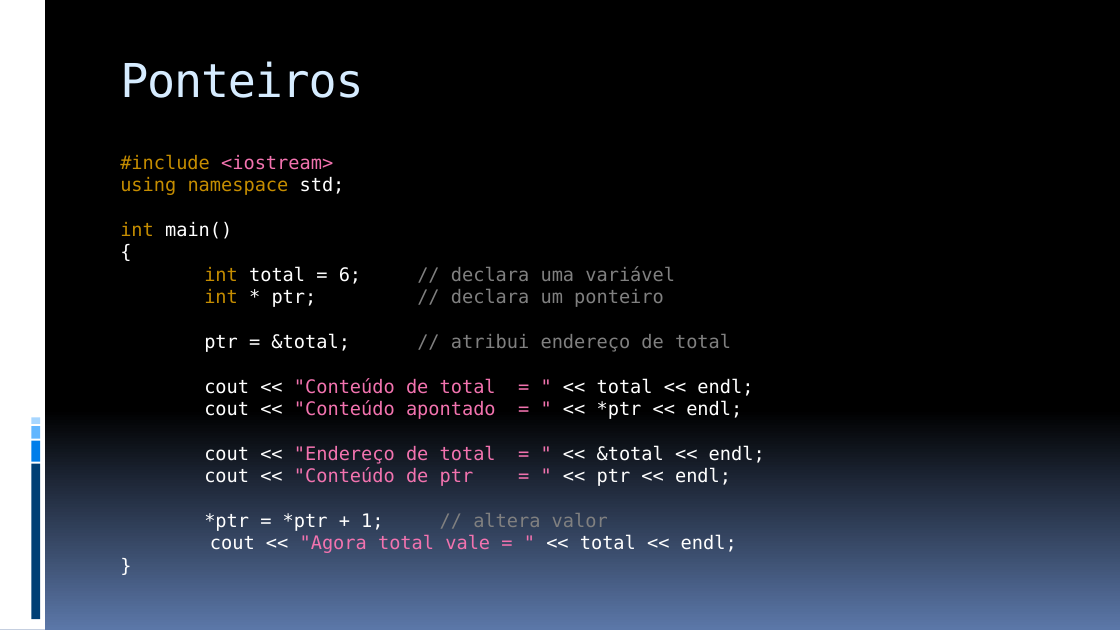
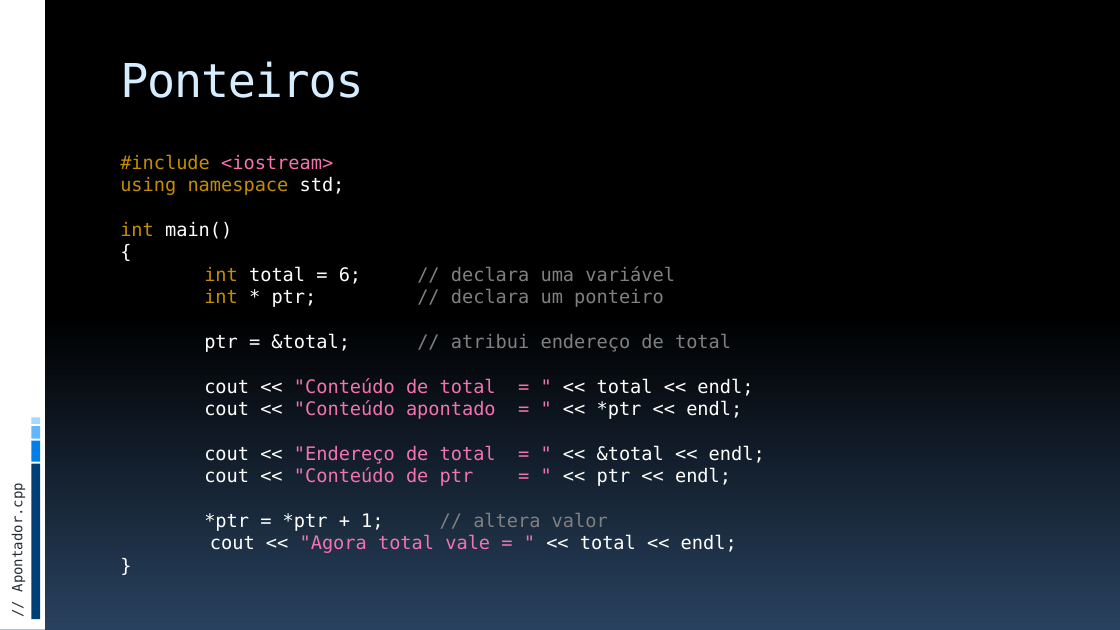
Before and after one commit to JudsonSS/ProgComp, a slide deck: slide 23 of Slides/14. Ponteiros.pptx. Drawn at 1120x630 pixels with LibreOffice and Linux fonts; fonts in the diff are those of the drawing. Boxes give left, top, right and bottom in pixels: in the first picture for what was removed or moved away, otherwise in the second. Text is boxed around its words. In the diff, an @@ line names an element or a change of style, - is before the commit and + after.

```diff
--- a/Slides/14. Ponteiros.pptx
+++ b/Slides/14. Ponteiros.pptx
@@ background gradient #000000 to #5B77A8 to gradient #000000 to #28415E @@
@@ text added at (x1=9, y1=494, x2=25, y2=590), 12 pt, text #272D38 @@
+// Apontador.cpp
```
Also in this commit, not shown: 39 other slides changed, 5 other files.
